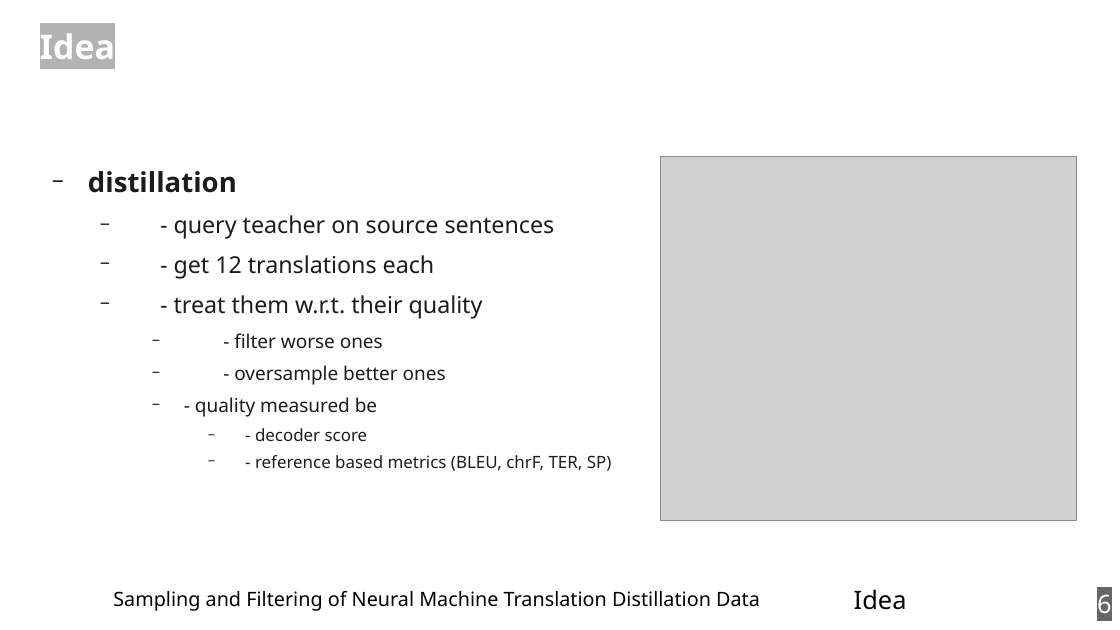
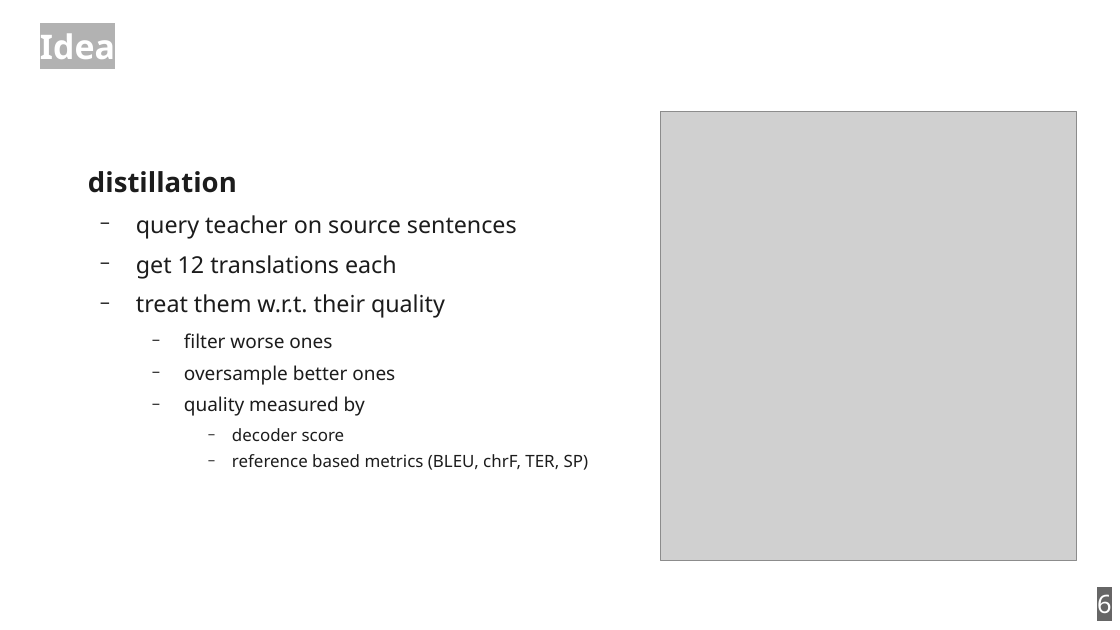
Before and after one commit to zouharvi/reference-mt-distill, a slide deck: slide 6 of meta/final_presentation.odp. Drawn at 1120x630 pixels with LibreOffice and Linux fonts; fonts in the diff are those of the drawing; grey boxes stand for pictures. Boxes give left, top, right and bottom in pixels: in the first picture for what was removed or moved away, otherwise in the second. Text is boxed around its words. In the diff, an @@ line names an element or a change of style, - is before the commit and + after.

```diff
--- a/meta/final_presentation.odp
+++ b/meta/final_presentation.odp
@@ picture resized from (x1=661, y1=157, x2=1077, y2=521) to (x1=661, y1=111, x2=1077, y2=561) @@
@@ text at (x1=136, y1=215, x2=589, y2=470): text changed @@
-  − - query teacher on source sentences
-  − - get 12 translations each
-  − - treat them w.r.t. their quality
-    − - filter worse ones
-    − - oversample better ones
-    − - quality measured be
-      − - decoder score
-      − - reference based metrics (BLEU, chrF, TER, SP)
+  − query teacher on source sentences
+  − get 12 translations each
+  − treat them w.r.t. their quality
+    − filter worse ones
+    − oversample better ones
+    − quality measured by
+      − decoder score
+      − reference based metrics (BLEU, chrF, TER, SP)
@@ text removed at (x1=113, y1=591, x2=760, y2=611) @@
-Sampling and Filtering of Neural Machine Translation Distillation Data
@@ text removed at (x1=854, y1=589, x2=907, y2=610) @@
-Idea
```
Also in this commit, not shown: 18 other slides changed.
